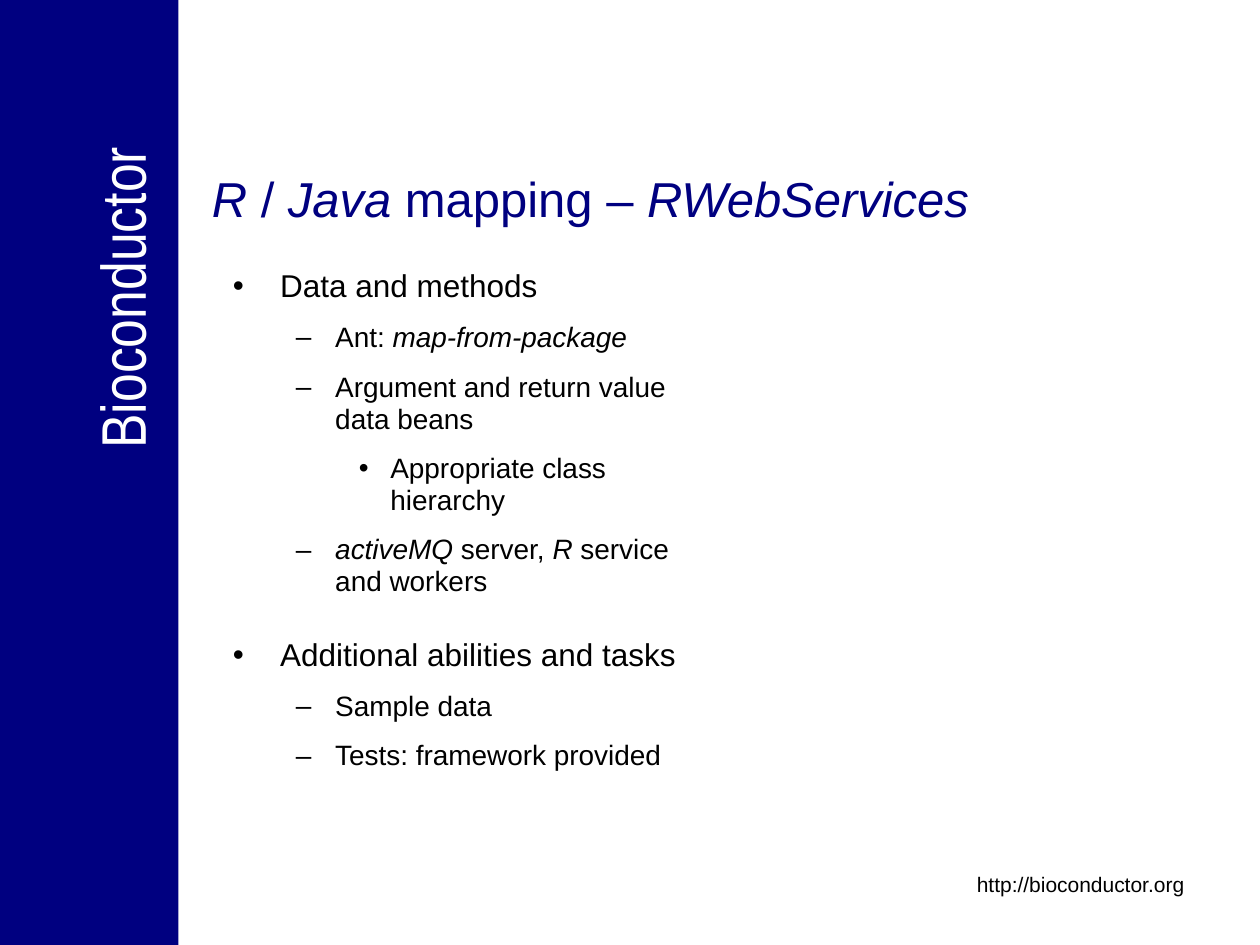
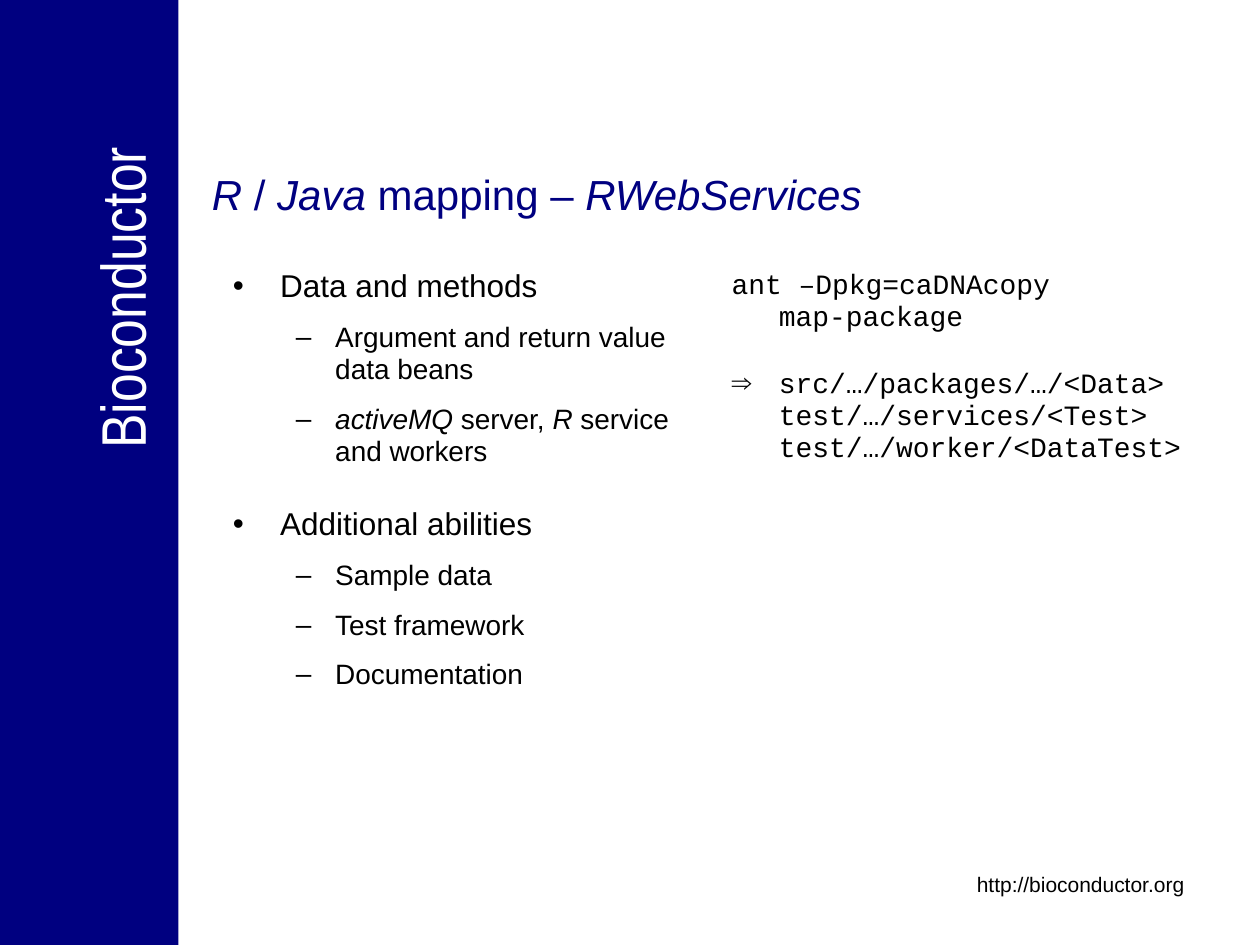
Before and after one commit to NCIP/bioconductor_v1, a slide deck: slide 21 of trunk/bioconductor/Presentations/caBIG_Annual_Meeting_2007_Tech_Demo.ppt (slide 20 before the commit). Drawn at 1260x945 pixels with LibreOffice and Linux fonts; fonts in the diff are those of the drawing; background and template pictures are left out. Boxes give left, top, right and bottom in pixels: in the first picture for what was removed or moved away, otherwise in the second. Text is boxed around its words. In the diff, an @@ line names an element or a change of style, - is before the commit and + after.

```diff
--- a/trunk/bioconductor/Presentations/caBIG_Annual_Meeting_2007_Tech_Demo.ppt
+++ b/trunk/bioconductor/Presentations/caBIG_Annual_Meeting_2007_Tech_Demo.ppt
@@ title "R / Java mapping – ..." at (212, 179, 861, 218): size 28 to 24 pt @@
@@ text added at (732, 274, 1181, 458), 16 pt, text #000000 @@
+ant –Dpkg=caDNAcopy
+map-package
+⇒ src/…/packages/…/<Data> test/…/services/<Test>
+  test/…/worker/<DataTest>
@@ text at (335, 326, 627, 353): paragraph removed @@
-  – Ant: map-from-package
@@ text at (390, 457, 606, 515): paragraph removed @@
-    • Appropriate class hierarchy
@@ text at (280, 512, 532, 536): text changed @@
-• Additional abilities and tasks
+• Additional abilities
@@ text at (335, 614, 524, 685): text changed @@
-  – Tests: framework provided
+  – Test framework
+  – Documentation
```
Also in this commit, not shown: 13 other slides changed, 6 slides added, 3 slides removed.
